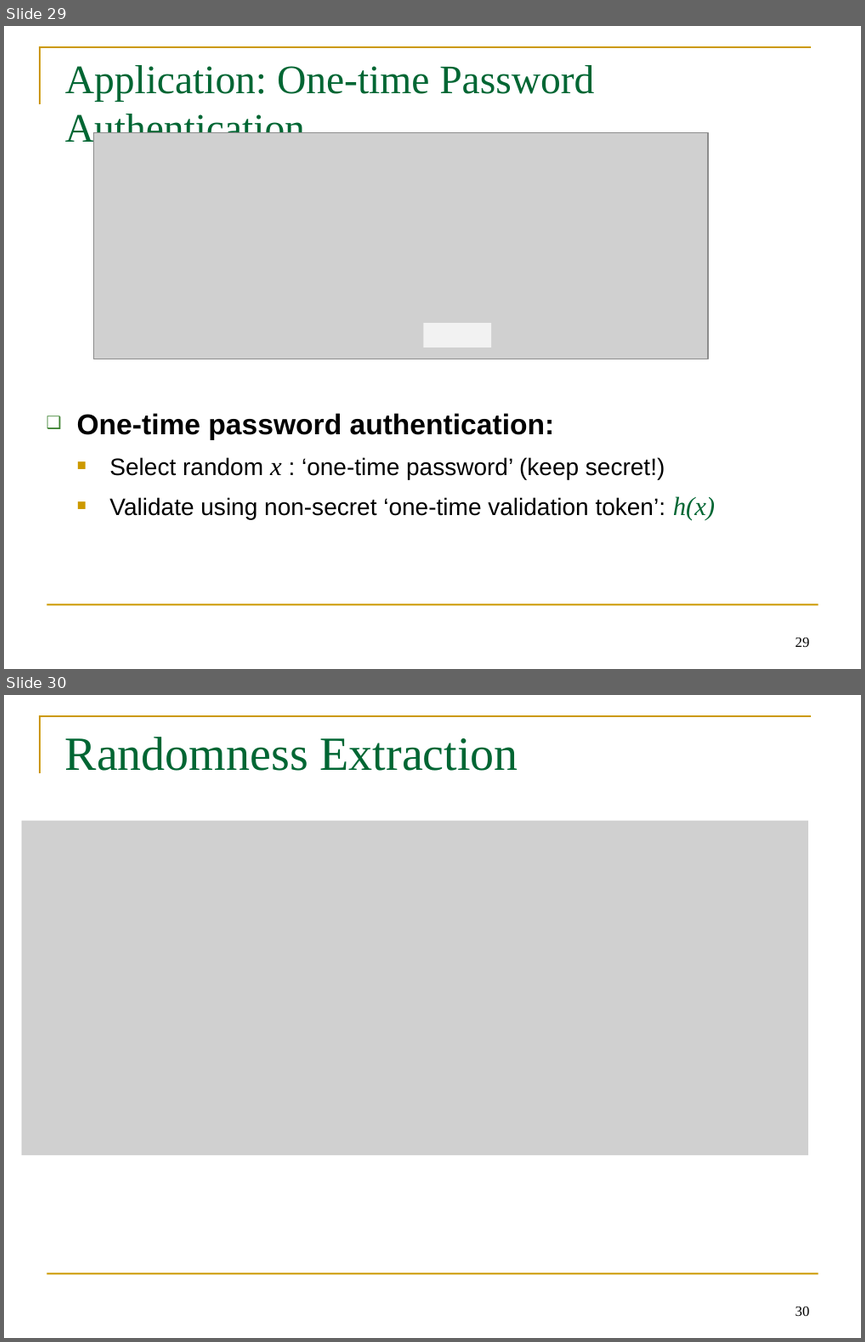
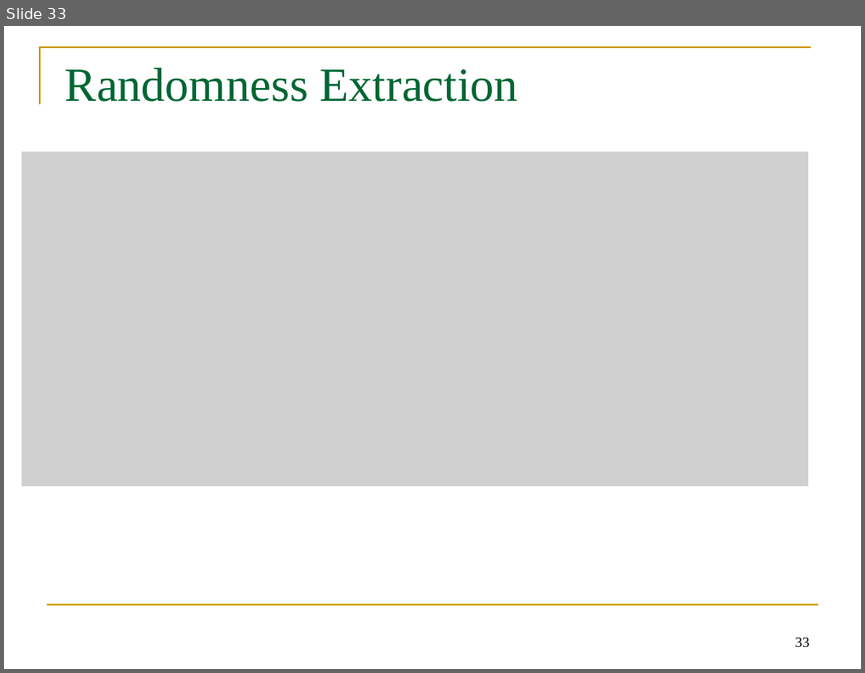
Before and after one commit to GhadaAlmashaqbeh/GhadaAlmashaqbeh.github.io, a slide deck: courses/cse3400-f2026/lecture6.pptx. Shown one above the other, each under a label of ours: slides 29 and 30 before the commit, slide 33 after it. The pictures are 865x1342 and 865x673 pixels, drawn with LibreOffice and Linux fonts; fonts in the diff are those of the drawing; grey boxes stand for pictures. Boxes give left, top, right and bottom in pixels: in the first picture for what was removed or moved away, otherwise in the second. Text is boxed around its words. In the diff, an @@ line names an element or a change of style, - is before the commit and + after.

```diff
--- a/courses/cse3400-f2026/lecture6.pptx
+++ b/courses/cse3400-f2026/lecture6.pptx
@@ slide 29 removed at <box>4,26,861,669</box>, background #FFFFFF; not listed: 2 template elements that a slide beside it also shows @@
@@ text removed at <box>65,65,594,150</box> @@
-Application: One-time Password Authentication
@@ picture removed at <box>94,133,709,359</box> @@
@@ rectangle removed at <box>424,324,492,347</box> @@
@@ text removed at <box>77,413,715,520</box> @@
-  ❑ One-time password authentication:
-    ■ Select random x : ‘one-time password’ (keep secret!)
-    ■ Validate using non-secret ‘one-time validation token’: h(x)
@@ rectangle removed at <box>795,584,818,597</box> @@
@@ page number removed at <box>795,637,810,646</box> @@
-29
@@ what was slide 30 is now slide 33 @@
@@ page number at <box>795,637,810,646</box>: text changed @@
-30
+33
```
Also in this commit, not shown: 10 slides changed, 1 slide added, 11 other files.
